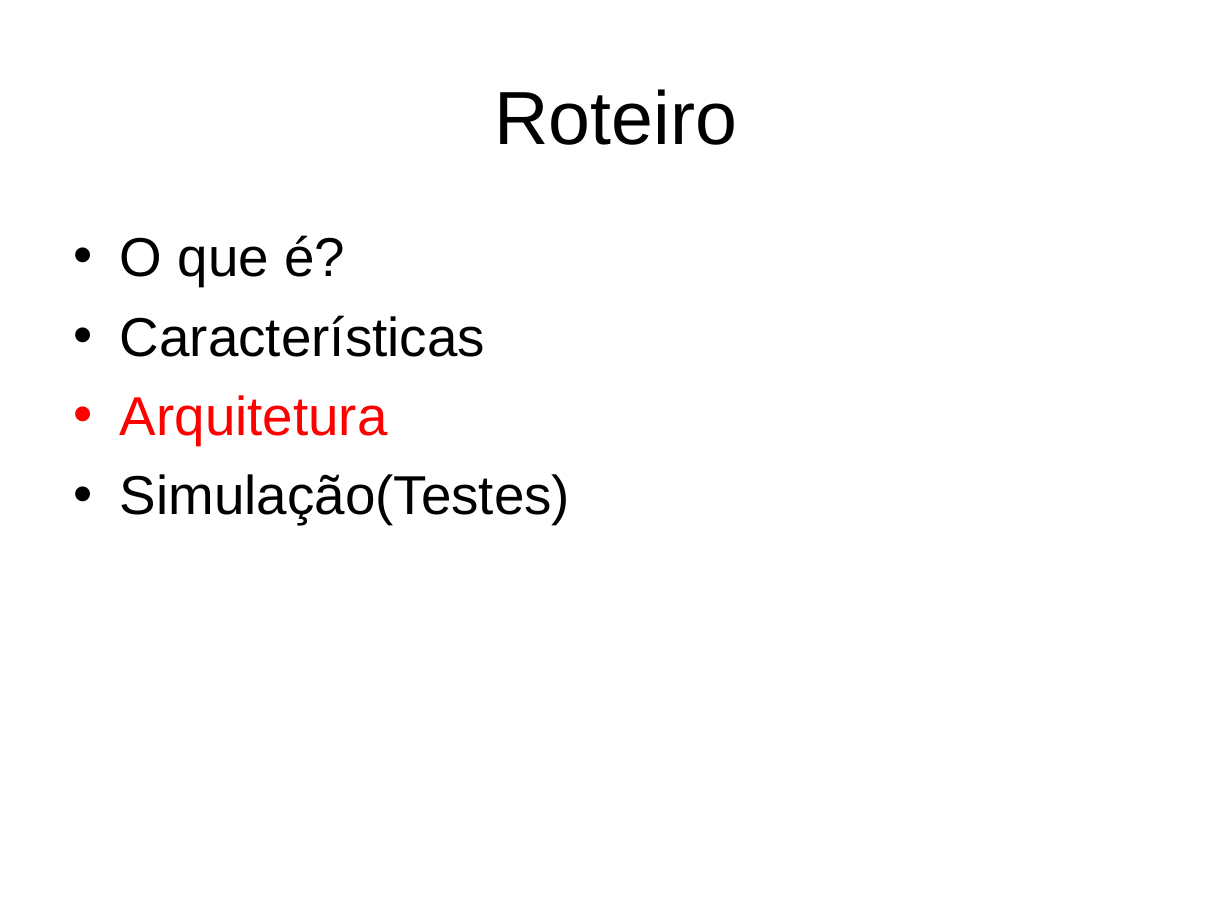
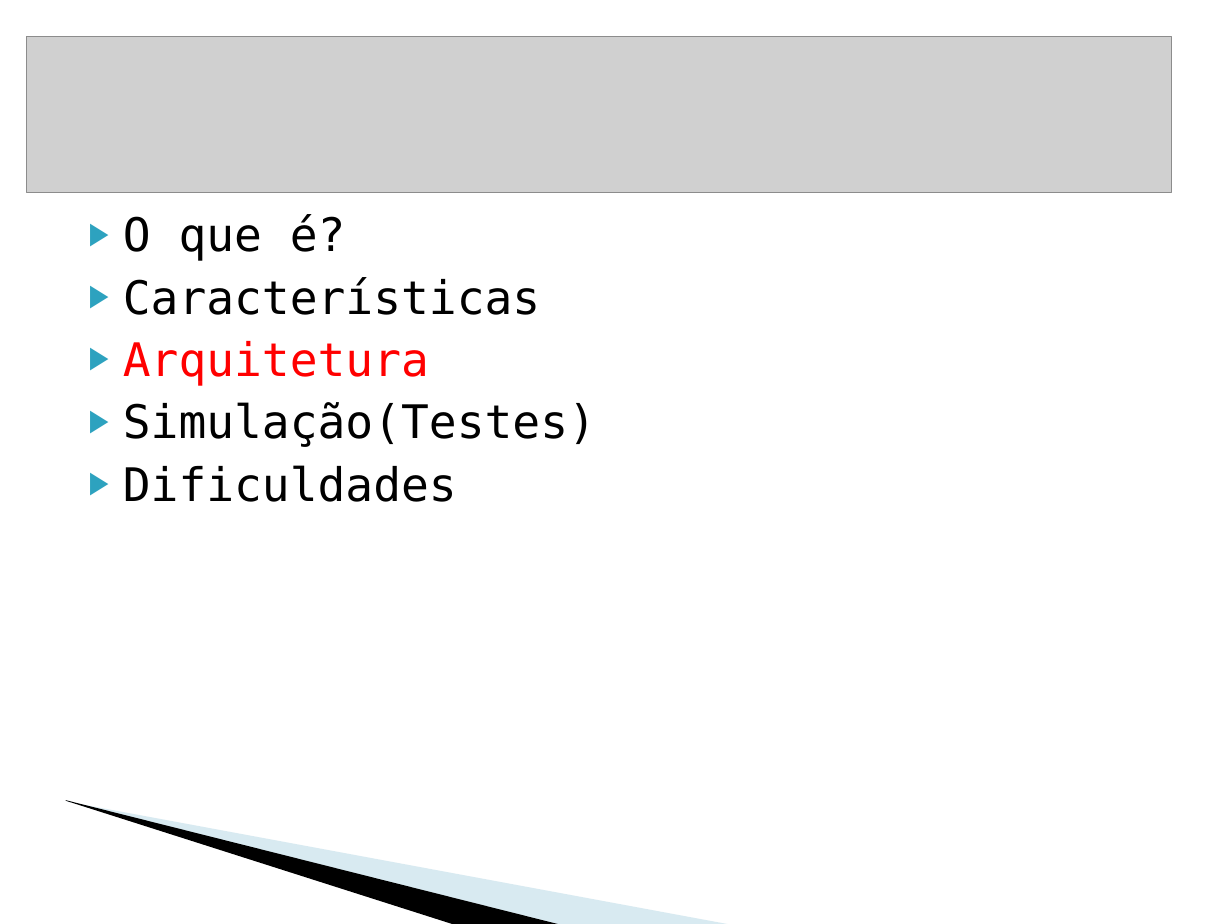
Before and after one commit to krishprince/rollerslam, a slide deck: slide 7 of docs/PresentationSD.ppt. Drawn at 1232x924 pixels with LibreOffice and Linux fonts; fonts in the diff are those of the drawing; grey boxes stand for pictures; background and template pictures are left out. Boxes give left, top, right and bottom in pixels: in the first picture for what was removed or moved away, otherwise in the second. Text is boxed around its words. In the diff, an @@ line names an element or a change of style, - is before the commit and + after.

```diff
--- a/docs/PresentationSD.ppt
+++ b/docs/PresentationSD.ppt
@@ picture added at <box>26,36,1170,192</box> @@
@@ title removed at <box>495,89,738,145</box> @@
-Roteiro
@@ text "O que é?": place and size @@
-text "O que é?" at <box>120,235,570,524</box>
+text "O que é?" at <box>123,214,596,502</box>
@@ text at <box>123,214,596,447</box>: size 32 to 27 pt, font Arial to DejaVu Sans Mono in "O que é?", "Características", "Arquitetura", "Simulação(Testes)"; bullet • to ▶; less space between paragraphs; bullet colour #000000 to #2DA2BF; bullet colour #FF0000 to #2DA2BF @@
@@ text at <box>123,465,457,502</box>: paragraph added @@
+▶ Dificuldades
@@ freeform shape added at <box>96,674,609,869</box>, fill #9FCBDC at 40% opacity @@
@@ freeform shape added at <box>0,780,505,893</box>, fill #000000 @@
```
Also in this commit, not shown: 10 other slides changed, 7 slides added, 2 slides removed.
